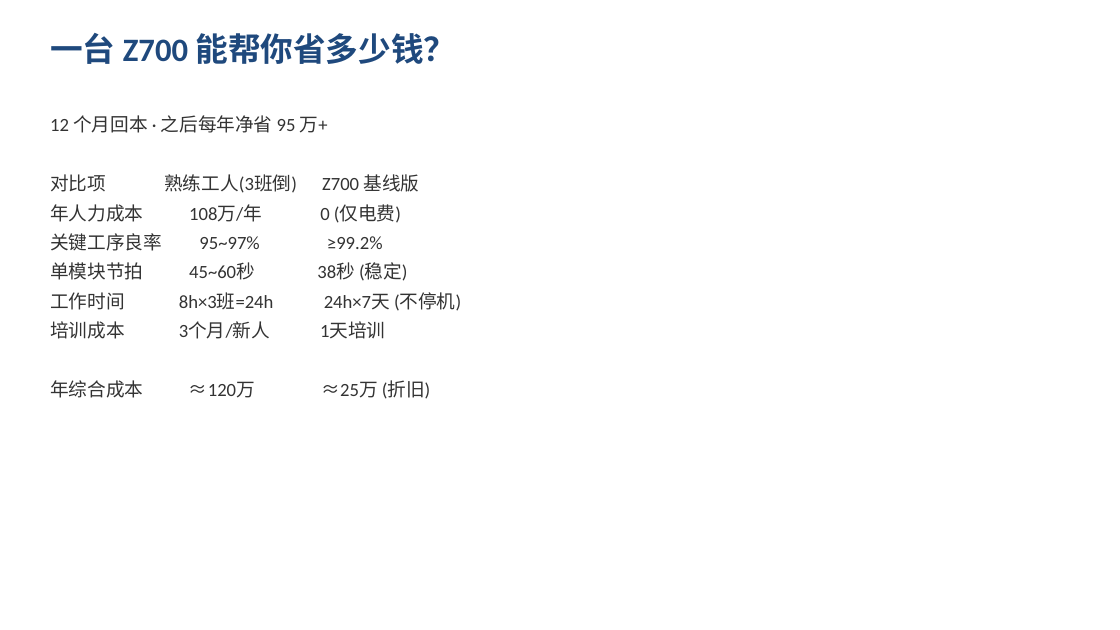
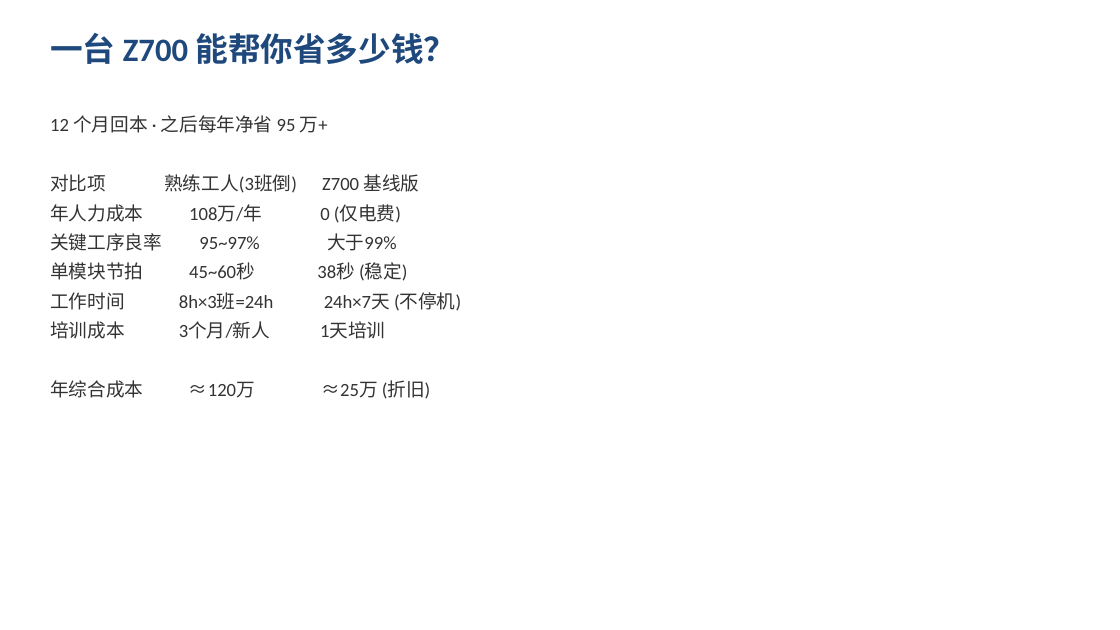
Before and after one commit to MikeBMW/lerobot-smolvla-lew, a slide deck: slide 2 of docs/Z-MAX产品培训-L2基线版.pptx. Drawn at 1120x630 pixels with LibreOffice and Linux fonts; fonts in the diff are those of the drawing. Boxes give left, top, right and bottom in pixels: in the first picture for what was removed or moved away, otherwise in the second. Text is boxed around its words. In the diff, an @@ line names an element or a change of style, - is before the commit and + after.

```diff
--- a/docs/Z-MAX产品培训-L2基线版.pptx
+++ b/docs/Z-MAX产品培训-L2基线版.pptx
@@ text at [50,233,396,251]: text changed @@
-关键工序良率 95~97% ≥99.2%
+关键工序良率 95~97% 大于99%
```
Also in this commit, not shown: 1 other slide changed, 3 other files.
